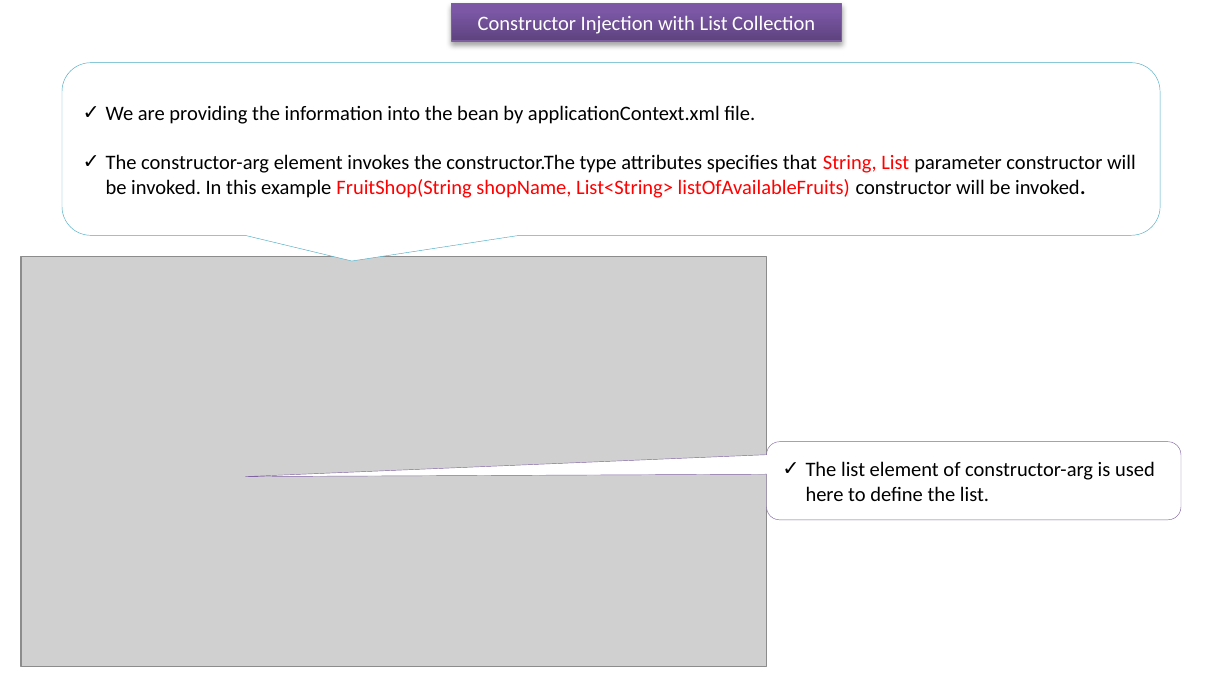
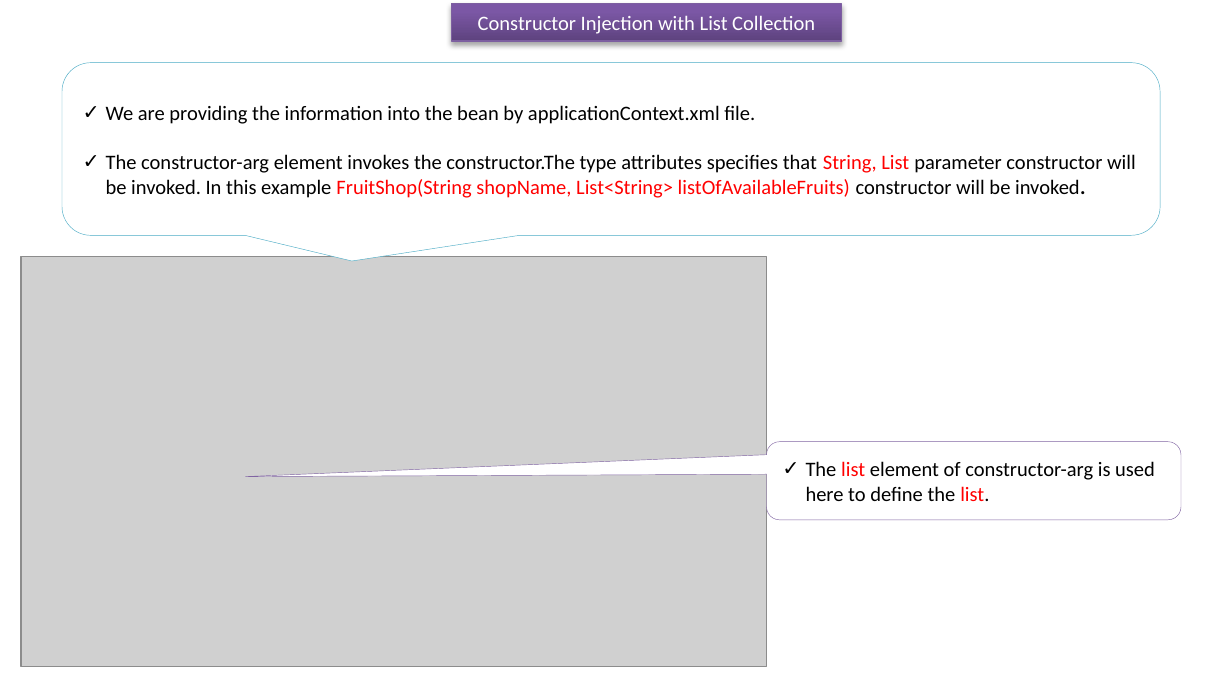
Before and after one commit to ramram43210/javaee, a slide deck: slide 3 of Later/Spring/4_Dependency_Injection/8/Constructor Injection with Collection_List.pptx. Drawn at 1232x678 pixels with LibreOffice and Linux fonts; fonts in the diff are those of the drawing; grey boxes stand for pictures. Boxes give left, top, right and bottom in pixels: in the first picture for what was removed or moved away, otherwise in the second. Text is boxed around its words. In the diff, an @@ line names an element or a change of style, - is before the commit and + after.

Commit message:
jan3

```diff
--- a/Later/Spring/4_Dependency_Injection/8/Constructor Injection with Collection_List.pptx
+++ b/Later/Spring/4_Dependency_Injection/8/Constructor Injection with Collection_List.pptx
@@ rounded speech box "The list element of constructor-arg ..." at bbox=[766, 441, 1180, 519]: text colour #000000 to #FF0000 in "list list." @@
```
